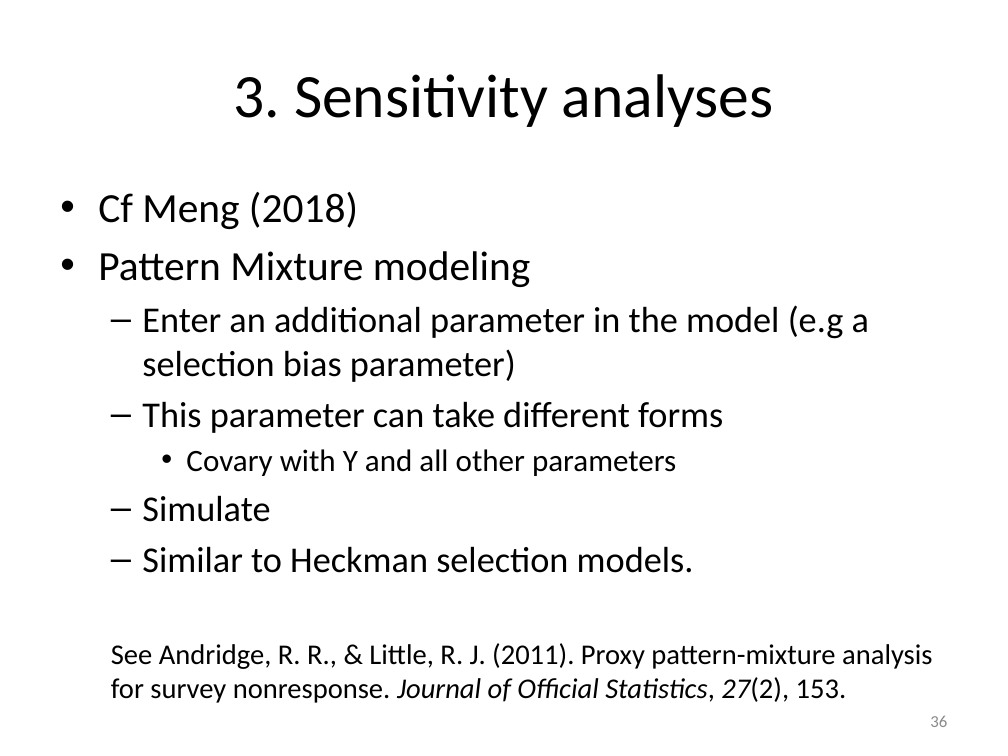
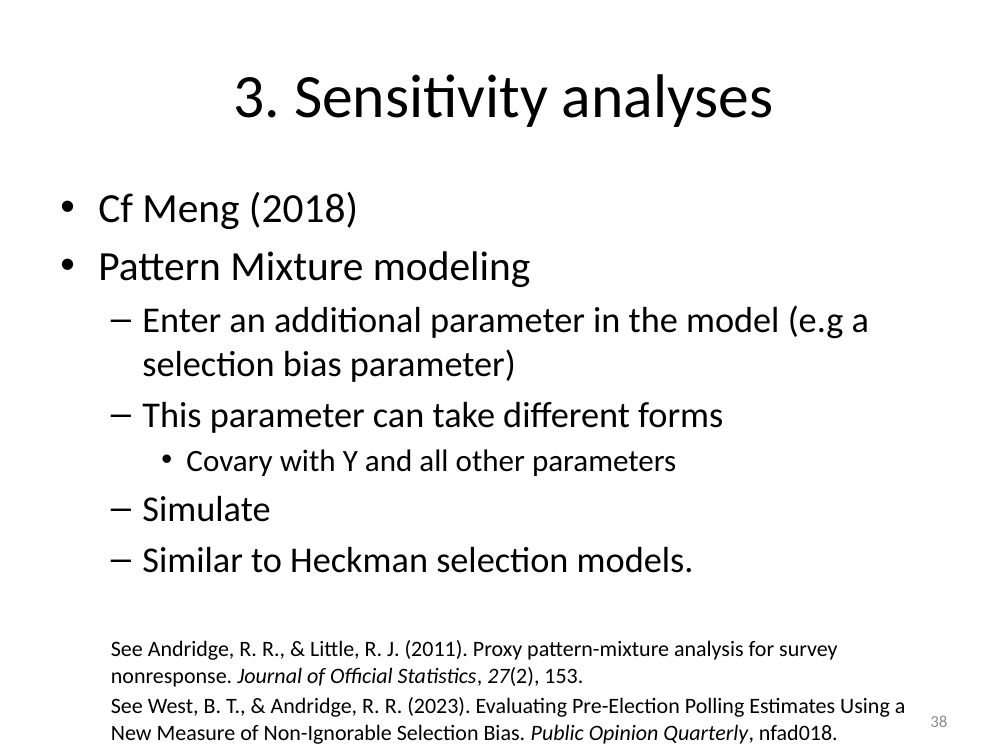
Before and after one commit to peterlugtig/peterlugtig.github.io, a slide deck: slide 38 of static/files/SDA/week13/lecture_week_13.pptx (slide 36 before the commit). Drawn at 1008x756 pixels with LibreOffice and Linux fonts; fonts in the diff are those of the drawing. Boxes give left, top, right and bottom in pixels: in the first picture for what was removed or moved away, otherwise in the second. Text is boxed around its words. In the diff, an @@ line names an element or a change of style, - is before the commit and + after.

```diff
--- a/static/files/SDA/week13/lecture_week_13.pptx
+++ b/static/files/SDA/week13/lecture_week_13.pptx
@@ text at (x1=111, y1=640, x2=837, y2=687): size 20.4 to 15.7 pt in "See Andridge, R. R., & Little, R. ..." @@
@@ text at (x1=111, y1=697, x2=906, y2=744): paragraph added @@
+  See West, B. T., & Andridge, R. R. (2023). Evaluating Pre-Election Polling Estimates Using a New Measure of Non-Ignorable Selection Bias. Public Opinion Quarterly, nfad018.
@@ page number at (x1=930, y1=715, x2=947, y2=727): text changed @@
-36
+38
```
Also in this commit, not shown: 9 other slides changed, 3 slides added, 1 slide removed, 7 other files.
